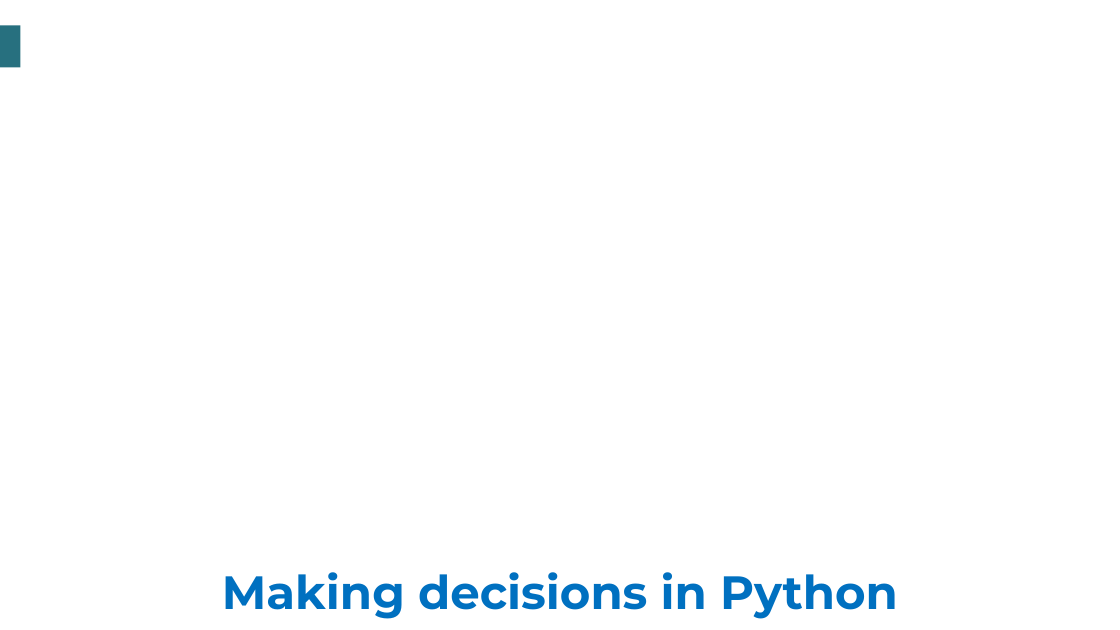
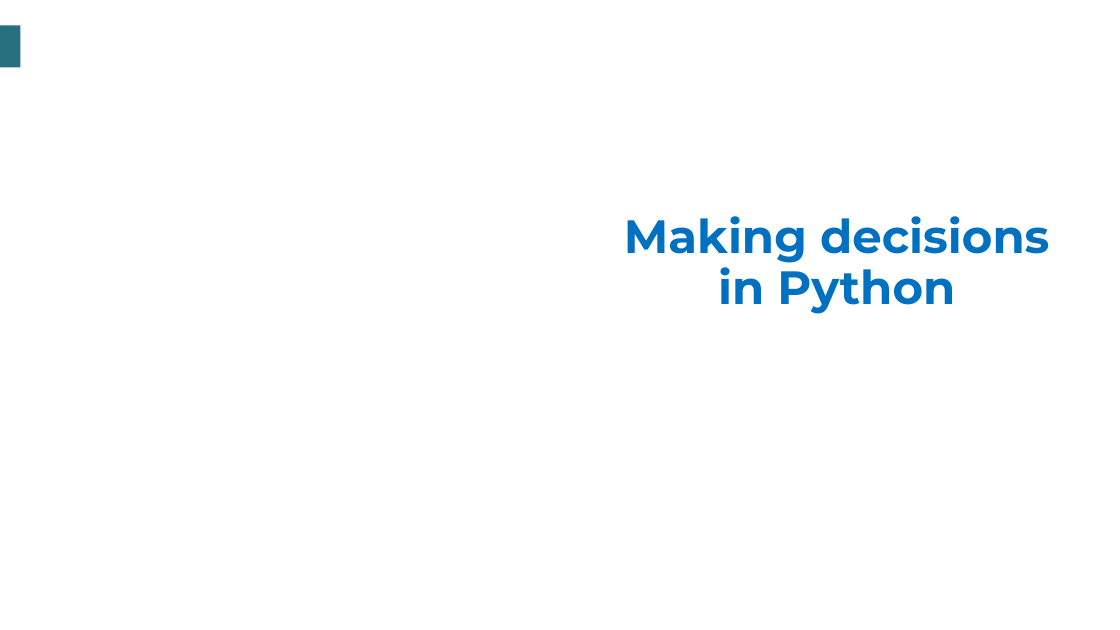
Before and after one commit to tauniversity/TAU-Data-Science-Training, a slide deck: slide 2 of Data Science resources/Programming in Python/Slides/Slide Unit 3/2. Python loop.pptx. Drawn at 1120x630 pixels with LibreOffice and Linux fonts; fonts in the diff are those of the drawing; background and template pictures are left out. Boxes give left, top, right and bottom in pixels: in the first picture for what was removed or moved away, otherwise in the second. Text is boxed around its words. In the diff, an @@ line names an element or a change of style, - is before the commit and + after.

Commit message:
Slide Unit 3: Python Loop (modified)

```diff
--- a/Data Science resources/Programming in Python/Slides/Slide Unit 3/2. Python loop.pptx
+++ b/Data Science resources/Programming in Python/Slides/Slide Unit 3/2. Python loop.pptx
@@ title "Making decisions in Python" rewrapped from bbox=[222, 572, 898, 619] to bbox=[624, 216, 1049, 314] @@
```
Also in this commit, not shown: 1 other slide changed.
